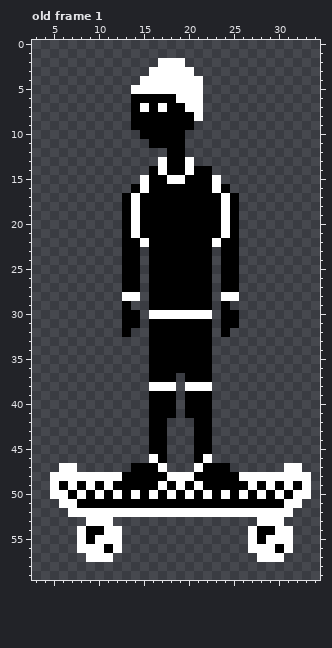
Pixel-art file, stored at Assets/Aseprite/New/Skater.aseprite. Above: the version before the commit.
44x64 pixels, 1 frame. Shown: old frame 1: x 3..34, y 0..59. The commit also changed other frames, which this record leaves out.
The same view after the edit:
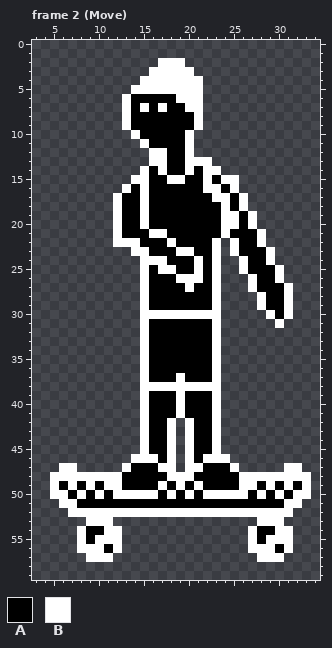
Palette (. is transparent): A #000000  B #ffffff
A new or re-ordered frame is compared with the old frame closest to it.
Author's note on the commit: Animate Skater ase.
Diff:
frames 1 -> 13
layer "Body" added
layer "Right Arm" added
layer "Left Arm" added
layer "Right Leg" added
layer "Left Leg" added
layer "Layer 1" removed
--- frame 2 (Move) is new; against old frame 1
@@ x 3..34 @@
  5 ...........BBBBBBBB.............
- 6 ...........AAAAABBB.............
- 7 ...........ABABAABB.............
- 8 ...........AAAAAAAB.............
- 9 ...........AAAAAAA..............
-10 ............AAAAA...............
-11 .............AAAA...............
-12 ...............AA...............
-13 ..............BAAB..............
-14 .............ABAABAA............
-15 ............BAABBAAAB...........
-16 ...........ABAAAAAAABA..........
-17 ..........ABAAAAAAAAABA.........
-18 ..........ABAAAAAAAAABA.........
-19 ..........ABAAAAAAAAABA.........
-20 ..........ABAAAAAAAAABA.........
-21 ..........ABAAAAAAAAABA.........
-22 ..........AABAAAAAAABAA.........
-23 ..........AA.AAAAAAA.AA.........
-24 ..........AA.AAAAAAA.AA.........
-25 ..........AA.AAAAAAA.AA.........
-26 ..........AA.AAAAAAA.AA.........
-27 ..........AA.AAAAAAA.AA.........
-28 ..........BB.AAAAAAA.BB.........
-29 ..........A..AAAAAAA.A..........
-30 ..........AA.BBBBBBB.AA.........
-31 ..........AA.AAAAAAA.AA.........
-32 ..........A..AAAAAAA.A..........
-33 .............AAAAAAA............
-34 .............AAAAAAA............
-35 .............AAAAAAA............
-36 .............AAAAAAA............
-37 .............AAA.AAA............
-38 .............BBB.BBB............
-39 .............AAA.AAA............
-40 .............AAA.AAA............
-41 .............AAA.AAA............
-42 .............AA...AA............
-43 .............AA...AA............
-44 .............AA...AA............
-45 .............AA...AA............
-46 .............BA...AB............
-47 ...BB......AAAB...BAAA......BB..
+ 6 ..........BAAAAABBB.............
+ 7 ..........BABABAABB.............
+ 8 ..........BAAAAAAAB.............
+ 9 ..........BAAAAAAAB.............
+10 ...........BAAAAAB..............
+11 ............BAAAAB..............
+12 .............BBAAB..............
+13 .............BBAABBB............
+14 ............BABAABABB...........
+15 ...........BBAABBAABABB.........
+16 ..........BABAAAAAABBAB.........
+17 .........BAABAAAAAAABBAB........
+18 .........BAABAAAAAAAABAB........
+19 .........BAABAAAAAAAABBAB.......
+20 .........BAABAAAAAAAABBAB.......
+21 .........BAAABBAAAAAABAAAB......
+22 .........BBBAAABAAAAB.BAAB......
+23 ...........BBAAABBAAB.BAAAB.....
+24 ............BBBAAABAB..BAAB.....
+25 ............BABBAABAB..BAAAB....
+26 ............BAAABBBAB...BAAB....
+27 ............BAAAABAAB...BAAAB...
+28 ............BAAAAAAAB....BAAB...
+29 ............BAAAAAAAB....BAAB...
+30 ............BBBBBBBBB.....BAB...
+31 ............BAAAAAAAB......B....
+32 ............BAAAAAAAB...........
+33 ............BAAAAAAAB...........
+34 ............BAAAAAAAB...........
+35 ............BAAAAAAAB...........
+36 ............BAAAAAAAB...........
+37 ............BAAABAAAB...........
+38 ............BBBBBBBBB...........
+39 ............BAAABAAAB...........
+40 ............BAAABAAAB...........
+41 ............BAAABAAAB...........
+42 ............BAAB.BAAB...........
+43 ............BAAB.BAAB...........
+44 ............BAAB.BAAB...........
+45 ............BAAB.BAAB...........
+46 ...........BBBAB.BABBB..........
+47 ...BB.....BAAABB.BBAAAB.....BB..
 48 ..BBBBBBBBAAAAABBBAAAAABBBBBBBB.
-49 ..BABABABAAAAABABABAAAAABABABAB.
-50 ..BBABABABABABABABABABABABABABB.
+49 ..BABABABBAAAABABABAAAABBABABAB.
+50 ..BBABABABBBBBABABABBBBBABABABB.
 51 ...BBAAAAAAAAAAAAAAAAAAAAAAABB..
Where, in picture pixels (left, top, right, bottom), the same in both pictures:
changed: (113, 94, 293, 499)
